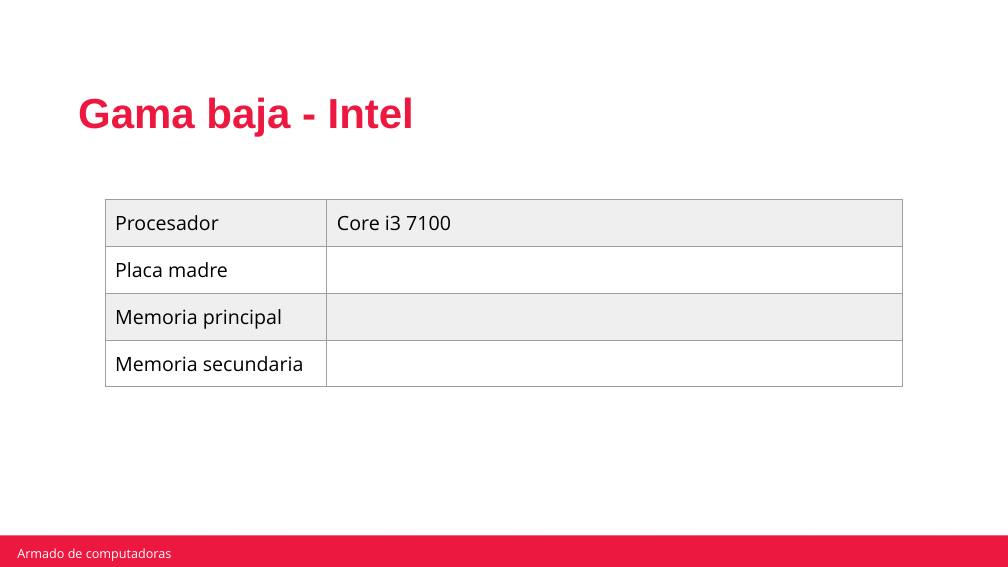
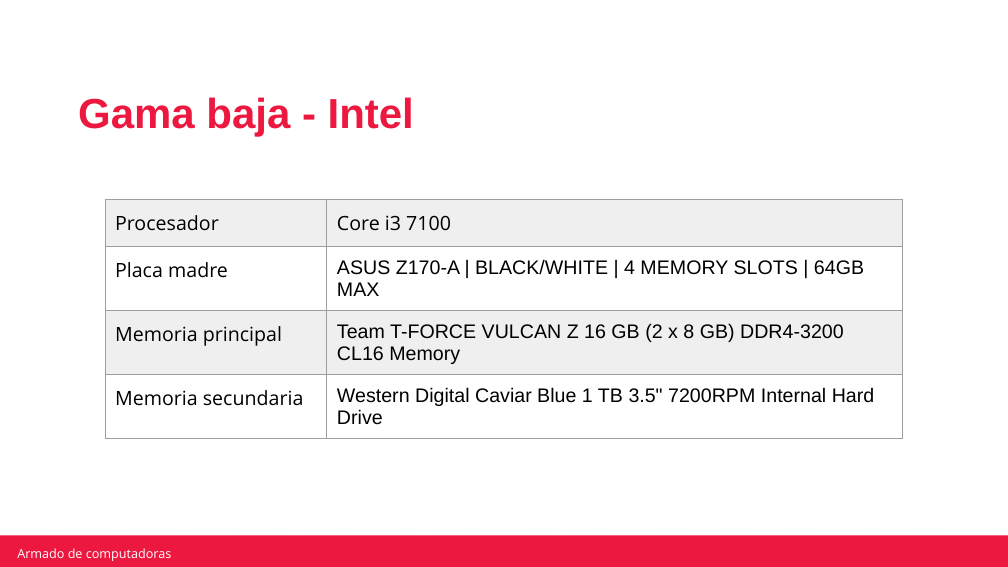
Before and after one commit to robertotorfe/Mochila-Camada-2-0522, a slide deck: slide 10 of Actividad integradora armado de computadoras.pptx. Drawn at 1008x567 pixels with LibreOffice and Linux fonts; fonts in the diff are those of the drawing; background and template pictures are left out. Boxes give left, top, right and bottom in pixels: in the first picture for what was removed or moved away, otherwise in the second. Text is boxed around its words. In the diff, an @@ line names an element or a change of style, - is before the commit and + after.

```diff
--- a/Actividad integradora armado de computadoras.pptx
+++ b/Actividad integradora armado de computadoras.pptx
@@ table at box(105, 200, 902, 445) @@
-row 2, column 2: 
+row 2, column 2: ASUS Z170-A | BLACK/WHITE | 4 MEMORY SLOTS | 64GB MAX
-row 3, column 2: 
+row 3, column 2: Team T-FORCE VULCAN Z 16 GB (2 x 8 GB) DDR4-3200 CL16 Memory
@@ row 4, column 2: "" to "Western Digital Caviar Blue 1 TB 3.5" 7200RPM Internal Hard Drive" @@
```
Also in this commit, not shown: 8 other slides changed.
